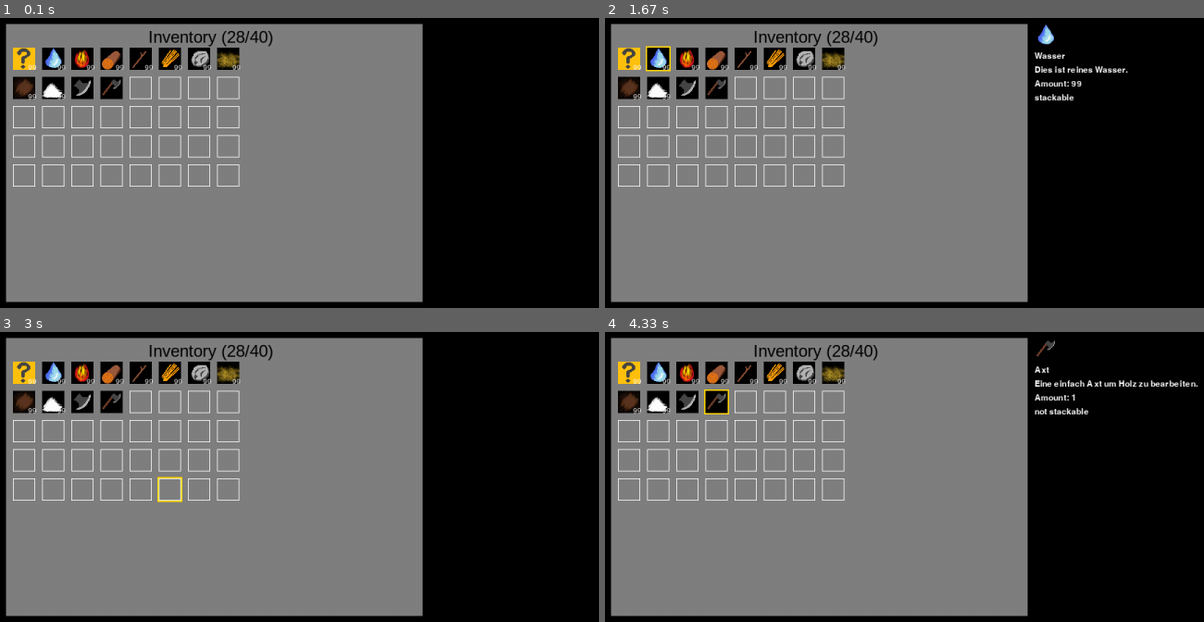
Above: before the commit, frames 1-4 (two rows, left to right).
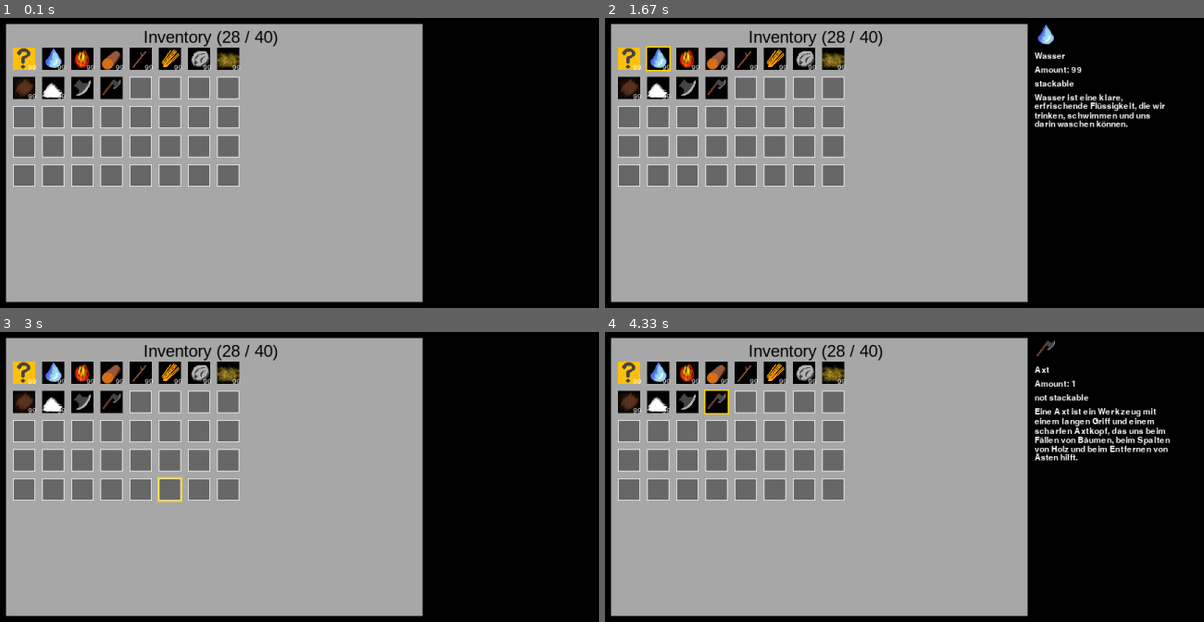
Above: after the commit, the same moments.

Repository: Pappet/CraftingGame_pygame
Game: pygame game, started from CraftingGame/main.py
Same seed, same stepped clock (60 frames per second), same inputs: the game is played once before the commit and once after it.
Inputs (mouse positions are in pixels of both pictures, inside the frame that each line leads up to):
- Up to frame 1 (0.1 s): no input
- Up to frame 2 (1.67 s): press the mouse at (718, 87) at 0.37 s; move the mouse to (736, 125) at 0.47 s; release the mouse at (760, 163) at 0.6 s; press the mouse at (742, 58) at 0.7 s; move the mouse to (outside the picture) at 0.8 s; release the mouse at (outside the picture) at 0.93 s; press the mouse at (658, 116) at 1.03 s; move the mouse to (994, 177) at 1.13 s; release the mouse at (outside the picture) at 1.27 s; press the mouse at (658, 58) at 1.37 s; move the mouse to (748, 134) at 1.47 s; release the mouse at (838, 209) at 1.6 s
- Up to frame 3 (3 s): press the mouse at (83, 459) at 1.7 s; move the mouse to (131, 445) at 1.8 s; release the mouse at (185, 430) at 1.93 s; press the mouse at (53, 459) at 2.03 s; move the mouse to (outside the picture) at 2.13 s; release the mouse at (outside the picture) at 2.27 s; press the mouse at (53, 401) at 2.37 s; move the mouse to (outside the picture) at 2.47 s; release the mouse at (outside the picture) at 2.6 s; press the mouse at (167, 488) at 2.7 s; move the mouse to (395, 340) at 2.8 s; release the mouse at (outside the picture) at 2.93 s
- Up to frame 4 (4.33 s): press the mouse at (628, 459) at 3.03 s; move the mouse to (856, 387) at 3.13 s; release the mouse at (outside the picture) at 3.27 s; press the mouse at (742, 372) at 3.37 s; move the mouse to (796, 369) at 3.47 s; release the mouse at (850, 369) at 3.6 s; press the mouse at (832, 430) at 3.7 s; move the mouse to (outside the picture) at 3.8 s; release the mouse at (outside the picture) at 3.93 s; press the mouse at (718, 430) at 4.03 s; move the mouse to (718, 416) at 4.13 s; release the mouse at (718, 401) at 4.27 s

The runs differ from the first frame. In frame 1, 54% of the frame differs, in the area x 1-71%, y 2-98%; in frame 2, 56%; in frame 3, 54%; in frame 4, 56%, in the area x 1-100%, y 2-98%.

Commit message:
Feature: Added a function for multiline drawing and added more gray colors.

Diff:
--- a/CraftingGame/helper/color.py
+++ b/CraftingGame/helper/color.py
@@ -9,13 +9,19 @@
 # define colors
 black = (0, 0, 0),
 white = (255, 255, 255),
+dark_gray = (105, 105, 105),
+gray = (128, 128, 128),
+dim_gray = (169, 169, 169),
+silver = (192, 192, 192),
+light_gray = (211, 211, 211),
+gainsboro = (220, 220, 220),
+white_gray = (245, 245, 245),
 red = (255, 0, 0),
 green = (0, 255, 0),
 blue = (0, 0, 255),
 yellow = (255, 255, 0),
 magenta = (255, 0, 255),
 cyan = (0, 255, 255),
-gray = (128, 128, 128),
 purple = (128, 0, 128),
 brown = (165, 42, 42),
 olivegreen = (128, 128, 0),
--- /dev/null
+++ b/CraftingGame/helper/pygame_text.py
@@ -0,0 +1,30 @@
+def draw_multiline_text(window, font, text, color, x, y, max_width):
+    """
+    Zeichnet einen mehrzeiligen Text auf ein Pygame-Fenster.
+
+    window: Pygame-Fenster
+    font: Pygame-Schriftart
+    text: Text, der dargestellt werden soll
+    color: Farbe des Texts
+    x: x-Koordinate des Textanfangs
+    y: y-Koordinate des Textanfangs
+    max_width: maximale Breite des Textabschnitts
+    """
+    text_sections = []
+    for line in text.split('\n'):
+        words = line.split(' ')
+        section = ''
+        for word in words:
+            if font.size(section + word + ' ')[0] < max_width:
+                section += word + ' '
+            else:
+                text_sections.append(section)
+                section = word + ' '
+        text_sections.append(section)
+
+    for section in text_sections:
+        text_surface = font.render(section, True, color)
+        window.blit(text_surface, (x, y))
+        y += font.size(section)[1]
+
+    return y
--- a/CraftingGame/items/ItemsManager.py
+++ b/CraftingGame/items/ItemsManager.py
@@ -17,7 +17,7 @@
         for item_data in items_data:
             item = Item(str(uuid.uuid4()), item_data['name'], item_data['image_path'],
                         item_data['category'], item_data['description'], item_data['stackable'])
-            print(item.id)
+            print(f"{item.name}: {item.id}")
             self.items.append(item)
 
     def get_item_by_id(self, item_id) -> Optional[Item]:
--- a/CraftingGame/items/items.json
+++ b/CraftingGame/items/items.json
@@ -10,77 +10,77 @@
         "name": "Wasser",
         "image_path": "./art/Wasser.png",
         "category": "RESOURCE",
-        "description": "Dies ist reines Wasser.",
+        "description": "Wasser ist eine klare, erfrischende Flüssigkeit, die wir trinken, schwimmen und uns darin waschen können.",
         "stackable": true
     },
     {
         "name": "Feuer",
         "image_path": "./art/Feuer.png",
         "category": "RESOURCE",
-        "description": "Dies ist brennendes Feuer.",
+        "description": "Feuer ist eine helle und warme Energie, die durch das Verbrennen von Holz, Papier oder anderen Dingen entsteht und uns zum Kochen, Wärmen und zum Betrachten von flackernden Flammen dient.",
         "stackable": true
     },
     {
         "name": "Holz",
         "image_path": "./art/Holz.png",
         "category": "RESOURCE",
-        "description": "Eine Standard-Ressource zum Bauen.",
+        "description": "Holz ist ein fester, natürlicher Stoff, der aus Bäumen gewonnen wird und zum Bauen, Heizen und zur Herstellung von Möbeln verwendet wird.",
         "stackable": true
     },
     {
         "name": "Stock",
         "image_path": "./art/Stock.png",
         "category": "COMPONENT",
-        "description": "Eine sehr vielseitiger Stock.",
+        "description": "Ein Stock ist ein langer, dünner Ast oder Zweig, den man beim Wandern oder Spazierengehen benutzen kann, um sich zu stützen oder um damit zu spielen.",
         "stackable": true
     },
     {
         "name": "Pflanzenfaser",
         "image_path": "./art/Pflanzenfaser.png",
-        "category": "RESOURCE",
-        "description": "Dies sind Pflanzenfasern.",
+        "category": "COMPONENT",
+        "description": "Pflanzenfasern sind weiche und flexible Materialien, die von Pflanzen stammen und zur Herstellung von Kleidung, Papier und Seilen verwendet werden können.",
         "stackable": true
     },
     {
         "name": "Stein",
         "image_path": "./art/Stein.png",
         "category": "RESOURCE",
-        "description": "Eine Standard-Ressource zum Bauen.",
+        "description": "Stein ist ein harter und schwerer natürlicher Stoff, der in vielen Formen und Farben vorkommt und oft zum Bauen von Gebäuden, Mauern und Skulpturen verwendet wird.",
         "stackable": true
     },
     {
         "name": "Sand",
         "image_path": "./art/Sand.png",
         "category": "RESOURCE",
-        "description": "Dies ist feiner Sand.",
+        "description": "Sand ist ein feiner, körniger Stoff, der am Strand, in der Wüste oder in Sandkästen vorkommt und sich gut zum Spielen, Bauen und Graben eignet.",
         "stackable": true
     },
     {
         "name": "Ton",
         "image_path": "./art/Ton.png",
         "category": "RESOURCE",
-        "description": "Dies ist formbarer Ton.",
+        "description": "Ton ist ein weicher, formbarer Stoff, der sich gut zum Töpfern und Modellieren von Figuren und Kunstwerken eignet.",
         "stackable": true
     },
     {
         "name": "Salz",
         "image_path": "./art/Salz.png",
-        "category": "RESOURCE",
-        "description": "Dies ist reines Salz.",
+        "category": "COMPONENT",
+        "description": "Salz ist ein mineralischer Stoff, der oft zum Würzen von Lebensmitteln verwendet wird und uns hilft, hydratisiert zu bleiben, wenn wir schwitzen.",
         "stackable": true
     },
     {
         "name": "Axtkopf",
         "image_path": "./art/Axtkopf.png",
         "category": "COMPONENT",
-        "description": "Ein rudimentärer Axtkopf. Wird benötigt um eine Axt herzustellen.",
+        "description": "Ein Axtkopf ist ein schweres und scharfes Werkzeug, das auf einen Stiel montiert wird und uns hilft, Holz zu hacken, zu zerkleinern und zu bearbeiten.",
         "stackable": false
     },
     {
         "name": "Axt",
         "image_path": "./art/Axt.png",
         "category": "TOOL",
-        "description": "Eine einfach Axt um Holz zu bearbeiten.",
+        "description": "Eine Axt ist ein Werkzeug mit einem langen Griff und einem scharfen Axtkopf, das uns beim Fällen von Bäumen, beim Spalten von Holz und beim Entfernen von Ästen hilft.",
         "stackable": false
     }
 ]
--- a/CraftingGame/menus/Inventory.py
+++ b/CraftingGame/menus/Inventory.py
@@ -4,13 +4,16 @@
 from CraftingGame.menus.Slot import Slot
 import pygame
 import CraftingGame.helper.color as color
+import CraftingGame.helper.pygame_text as text
 from CraftingGame.menus.Menu import Menu
 
 
 class Inventory(Menu):
-    def __init__(self, x, y, width, height, slot_size, slot_spacing, rows, cols, edge_spacing, menu_font_size, title_spacing, title, active):
+    def __init__(self, x, y, width, height, slot_size, slot_spacing, rows, cols, edge_spacing, menu_font_size,
+                 title_spacing, title, active):
         super().__init__(x=x, y=y, width=width, height=height,
-                         edge_spacing=edge_spacing, menu_font_size=menu_font_size, title_spacing=title_spacing, title=title, active=active)
+                         edge_spacing=edge_spacing, menu_font_size=menu_font_size, title_spacing=title_spacing,
+                         title=title, active=active)
 
         self.slot_size = slot_size
         self.slot_spacing = slot_spacing
@@ -18,11 +21,11 @@
         self.cols = cols
         self.width = width
         self.height = height
-        #self.width = self.slot_size*self.cols + \
+        # self.width = self.slot_size*self.cols + \
         #    (self.slot_spacing*self.cols) - \
         #    self.slot_spacing + (self.edge_spacing*2)
 
-        #self.height = self.slot_size*self.rows + \
+        # self.height = self.slot_size*self.rows + \
         #    (self.slot_spacing*self.rows) - self.slot_spacing + \
         #    (self.edge_spacing*2) + self.title_spacing
 
@@ -110,7 +113,7 @@
                             slot.add_item(item, amount)
                             return True
                         else:
-                            if self.get_free_inventory_space() >= math.ceil(amount/self.max_stack_size):
+                            if self.get_free_inventory_space() >= math.ceil(amount / self.max_stack_size):
                                 amount_diff = amount
                                 while amount_diff > 0:
                                     if amount_diff > self.max_stack_size:
@@ -221,14 +224,15 @@
         if self.active:
             self.image.fill(self.bg_color)
             bg_rect = self.image.get_rect(topleft=(self.x, self.y))
-            # top-left=(self.x - self.edge_spacing, self.y - self.edge_spacing - self.title_spacing))
             pygame.draw.rect(surface, self.bg_color, bg_rect)
 
+            # draw the Inventory title with additional information
             title_surface = self.font.render(
-                f"{self.title} ({self.get_free_inventory_space()}/{self.get_inventory_space()})", True, color.black)
-            surface.blit(title_surface, (self.x - (title_surface.get_width()/2) +
-                                         (self.width/2) - (self.edge_spacing/2), self.y + (self.edge_spacing/2)))
-
+                f"{self.title} ({self.get_free_inventory_space()} / {self.get_inventory_space()})", True, color.black)
+            surface.blit(title_surface, (self.x - (title_surface.get_width() / 2) +
+                                         (self.width / 2) - (self.edge_spacing / 2), self.y + (self.edge_spacing / 2)))
+
+            # draw the slots
             for slot in self.slots:
                 slot.draw(surface)
 
@@ -237,8 +241,6 @@
                 font = pygame.font.Font(None, self.menu_font_size)
                 name_text = font.render(
                     self.selected_slot.get_item_in_slot().name, True, color.white)
-                desc_text = font.render(
-                    self.selected_slot.get_item_in_slot().description, True, color.white)
                 image_item = self.selected_slot.get_item_in_slot().get_image()
                 amount_text = font.render(
                     f"Amount: {self.selected_slot.amount}", True, color.white)
@@ -247,19 +249,20 @@
                 else:
                     stackable_str = "not stackable"
                 stackable_text = font.render(stackable_str, True, color.white)
+
                 surface.blit(image_item, (self.x +
                                           self.width + self.slot_spacing, self.y))
                 surface.blit(name_text, (self.x +
                                          self.width + self.slot_spacing, self.y + 40))
-                surface.blit(desc_text, (self.x +
-                                         self.width + self.slot_spacing, self.y + 60))
                 surface.blit(amount_text, (self.x + self.width +
-                             self.slot_spacing, self.y + 80))
+                                           self.slot_spacing, self.y + 60))
                 surface.blit(stackable_text, (self.x +
-                                              self.width + self.slot_spacing, self.y + 100))
-
+                                              self.width + self.slot_spacing, self.y + 80))
+                text.draw_multiline_text(surface, font, self.selected_slot.get_item_in_slot().description, color.white,
+                                         self.x + self.width + self.slot_spacing, self.y + 100, 200)
+
+            # Render the dragging image surface at the mouse position
             if self.dragging_image is not None:
-                # Render the dragging image surface at the mouse position
                 mouse_pos = pygame.mouse.get_pos()
                 x, y = mouse_pos[0] - self.dragging_image.get_width() / 2, mouse_pos[
                     1] - self.dragging_image.get_height() / 2
--- a/CraftingGame/menus/Menu.py
+++ b/CraftingGame/menus/Menu.py
@@ -13,7 +13,7 @@
         self.height = height
         self.menu_font_size = menu_font_size
         self.image = pygame.Surface((self.width, self.height))
-        self.bg_color = color.gray
+        self.bg_color = color.dim_gray
         # change the font to a system font that is available on your system
         self.font = pygame.font.SysFont("arial", self.title_spacing)
         self.active = active
--- a/CraftingGame/menus/Slot.py
+++ b/CraftingGame/menus/Slot.py
@@ -61,6 +61,7 @@
         return self.item
 
     def draw(self, surface):
+        pygame.draw.rect(surface, color.dark_gray, self.rect)
         pygame.draw.rect(surface, color.white, self.rect, 1)
         if not self.is_empty():
             surface.blit(self.item.get_image(), self.rect.topleft)
